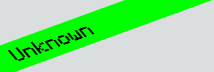
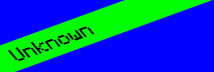
The second 214px x 72px image is a revision of the first. Changes to its layers:
painted on "矩形 14" over [0, 0, 214, 72]